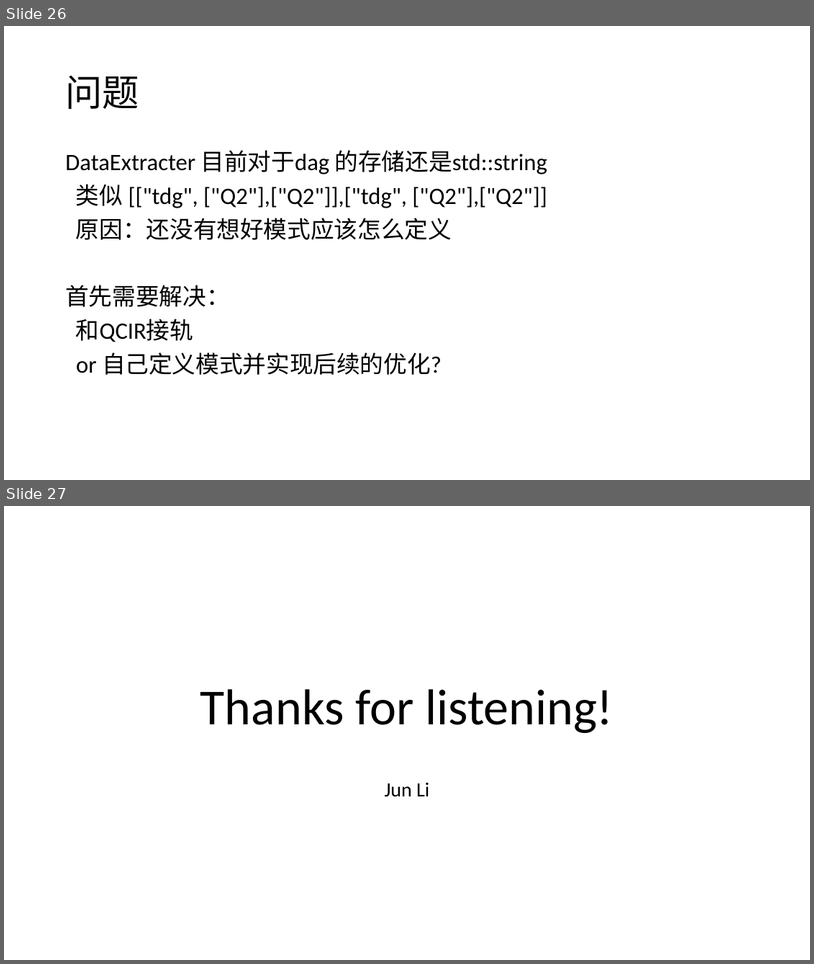
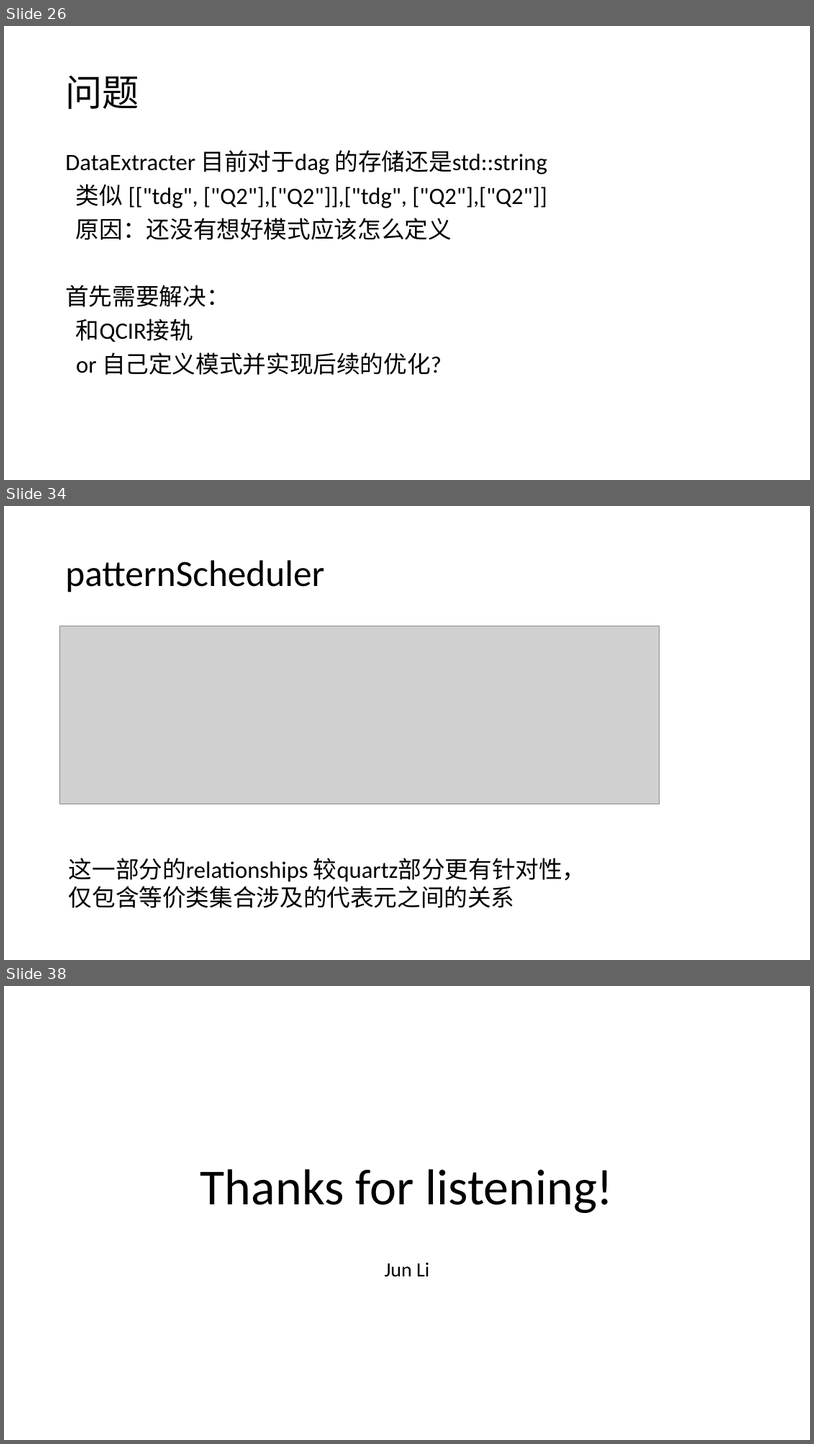
Before and after one commit to RosaryXiang/Pattern-Scheduler, a slide deck: Pattern Scheduler.pptx. Shown one above the other, each under a label of ours: slides 26 and 27 before the commit, slides 26, 34 and 38 after it; the slides between them are not shown. The pictures are 814x964 and 814x1444 pixels, drawn with LibreOffice and Linux fonts; fonts in the diff are those of the drawing; grey boxes stand for pictures. Boxes give left, top, right and bottom in pixels: in the first picture for what was removed or moved away, otherwise in the second. Text is boxed around its words. In the diff, an @@ line names an element or a change of style, - is before the commit and + after.

```diff
--- a/Pattern Scheduler.pptx
+++ b/Pattern Scheduler.pptx
@@ slide 34 added at bbox=[4, 506, 810, 960], background #FFFFFF @@
@@ title added at bbox=[65, 560, 324, 592], 44 pt, text #000000 @@
+patternScheduler
@@ picture added at bbox=[59, 626, 660, 804] @@
@@ text added at bbox=[69, 857, 586, 908], 28 pt, text #000000 @@
+这一部分的relationships 较quartz部分更有针对性，
+仅包含等价类集合涉及的代表元之间的关系
@@ what was slide 27 is now slide 38 @@
```
Also in this commit, not shown: 10 other slides added, 10 other files.
